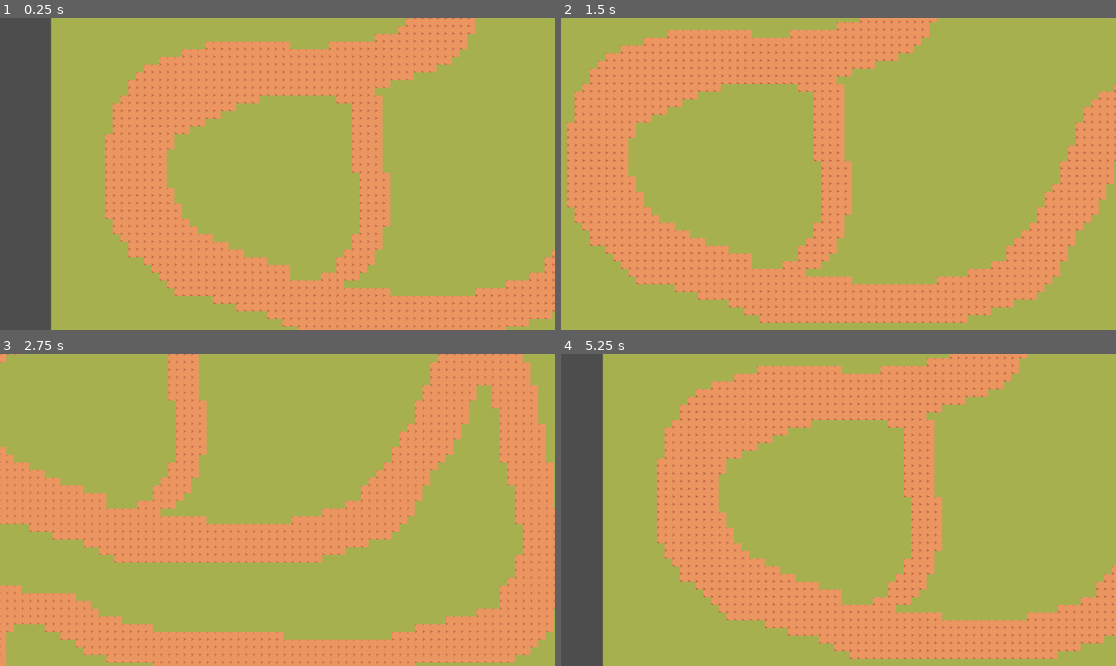
Above: before the commit, frames 1-4 (two rows, left to right).
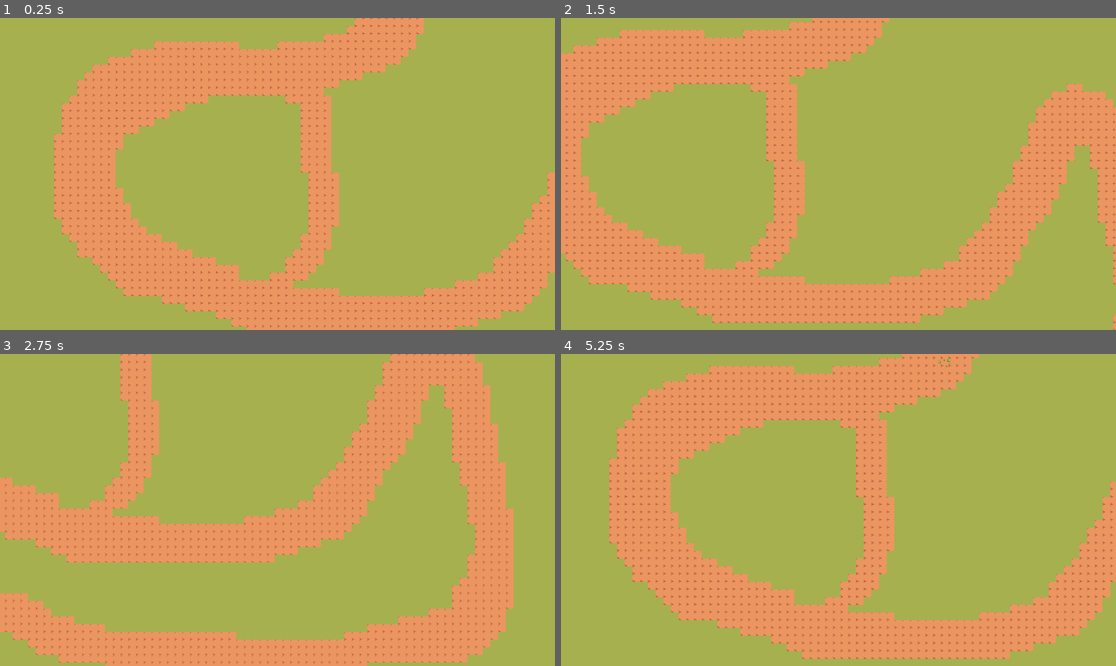
Above: after the commit, the same moments.

Repository: sami-hmr/TomatoTownTowerDefenseDeluxeEditionRemastered
Game: Godot game, scene res://scenes/main.tscn
The game is run twice, just before and just after one commit, with the same random seed, the same clock (stepped at 60 frames per second) and the same inputs.
Inputs:
- Up to frame 1 (0.25 s): no input
- Up to frame 2 (1.5 s): tap Enter at 0.5 s; hold Right (ui_right) 0.53-1.28 s; tap S (spawn_wave, bound only after the commit) at 0.6, 1.35 s; hold Down (ui_down) from 1.28 s (still down)
- Up to frame 3 (2.75 s): release Down (ui_down) at 2.03 s; hold Right (ui_right) from 2.03 s (still down); tap S (spawn_wave, bound only after the commit) at 2.1 s
- Up to frame 4 (5.25 s): release Right (ui_right) at 2.78 s; hold Up (ui_up) 2.78-3.53 s; tap S (spawn_wave, bound only after the commit) every 0.75 s from 2.85 to 5.1 s; hold Left (ui_left) 3.53-5.03 s; hold Down (ui_down) from 5.03 s (still down)

The runs differ from the first frame. In frame 1, 39% of the frame differs, in the area x 0-100%, y 0-100%; in frame 2, 31%; in frame 3, 35%; in frame 4, 36%.

Commit message:
fix: merge

Diff:
--- a/project.godot
+++ b/project.godot
@@ -18,6 +18,14 @@
 run/main_scene="uid://cnvn7rubhkjkx"
 config/features=PackedStringArray("4.6", "Forward Plus")
 
+[input]
+
+spawn_wave={
+"deadzone": 0.2,
+"events": [Object(InputEventKey,"resource_local_to_scene":false,"resource_name":"","device":0,"window_id":0,"alt_pressed":false,"shift_pressed":false,"ctrl_pressed":false,"meta_pressed":false,"pressed":false,"keycode":0,"physical_keycode":83,"key_label":0,"unicode":0,"location":0,"echo":false,"script":null)
+]
+}
+
 [physics]
 
 3d/physics_engine="Jolt Physics"
--- a/scenes/main.tscn
+++ b/scenes/main.tscn
@@ -2,6 +2,7 @@
 
 [ext_resource type="PackedScene" uid="uid://cod6lq4wbq5b5" path="res://scenes/map.tscn" id="1_o5qli"]
 [ext_resource type="PackedScene" uid="uid://de8dj1aj527ex" path="res://scenes/player_camera.tscn" id="2_0wfyh"]
+[ext_resource type="PackedScene" uid="uid://w7wrh5ivhg3u" path="res://scenes/mob_spawner.tscn" id="4_tbgi4"]
 
 [node name="main" type="Node2D" unique_id=18181480]
 
@@ -10,3 +11,6 @@
 
 [node name="CharacterBody2D2" parent="." unique_id=211848819 instance=ExtResource("2_0wfyh")]
 position = Vector2(286, 464)
+
+[node name="mob_spawner" parent="." unique_id=1796499110 instance=ExtResource("4_tbgi4")]
+position = Vector2(1060, 858)
--- /dev/null
+++ b/scenes/mob.tscn
@@ -0,0 +1,125 @@
+[gd_scene format=3 uid="uid://digdnvsmg71to"]
+
+[ext_resource type="Texture2D" uid="uid://37ae03bu0d02" path="res://assets/D_Walk.png" id="1_4are2"]
+[ext_resource type="Script" uid="uid://55tsqctjosql" path="res://scenes/slime.gd" id="1_d4cuo"]
+[ext_resource type="Texture2D" uid="uid://beovq1sr3odsb" path="res://assets/D_Death.png" id="2_71rcx"]
+[ext_resource type="Script" uid="uid://dqjps3bl3synx" path="res://scenes/stat_pool.gd" id="2_bsing"]
+
+[sub_resource type="AtlasTexture" id="AtlasTexture_wpivu"]
+atlas = ExtResource("2_71rcx")
+region = Rect2(0, 0, 48, 48)
+
+[sub_resource type="AtlasTexture" id="AtlasTexture_nao87"]
+atlas = ExtResource("2_71rcx")
+region = Rect2(48, 0, 48, 48)
+
+[sub_resource type="AtlasTexture" id="AtlasTexture_i71wu"]
+atlas = ExtResource("2_71rcx")
+region = Rect2(96, 0, 48, 48)
+
+[sub_resource type="AtlasTexture" id="AtlasTexture_m0xve"]
+atlas = ExtResource("2_71rcx")
+region = Rect2(144, 0, 48, 48)
+
+[sub_resource type="AtlasTexture" id="AtlasTexture_m0elm"]
+atlas = ExtResource("2_71rcx")
+region = Rect2(192, 0, 48, 48)
+
+[sub_resource type="AtlasTexture" id="AtlasTexture_fla60"]
+atlas = ExtResource("2_71rcx")
+region = Rect2(240, 0, 48, 48)
+
+[sub_resource type="AtlasTexture" id="AtlasTexture_bsing"]
+atlas = ExtResource("1_4are2")
+region = Rect2(0, 0, 48, 48)
+
+[sub_resource type="AtlasTexture" id="AtlasTexture_d4cuo"]
+atlas = ExtResource("1_4are2")
+region = Rect2(48, 0, 48, 48)
+
+[sub_resource type="AtlasTexture" id="AtlasTexture_71rcx"]
+atlas = ExtResource("1_4are2")
+region = Rect2(96, 0, 48, 48)
+
+[sub_resource type="AtlasTexture" id="AtlasTexture_xsfyf"]
+atlas = ExtResource("1_4are2")
+region = Rect2(144, 0, 48, 48)
+
+[sub_resource type="AtlasTexture" id="AtlasTexture_h8ps3"]
+atlas = ExtResource("1_4are2")
+region = Rect2(192, 0, 48, 48)
+
+[sub_resource type="AtlasTexture" id="AtlasTexture_ebxvl"]
+atlas = ExtResource("1_4are2")
+region = Rect2(240, 0, 48, 48)
+
+[sub_resource type="SpriteFrames" id="SpriteFrames_wpivu"]
+animations = [{
+"frames": [{
+"duration": 1.0,
+"texture": SubResource("AtlasTexture_wpivu")
+}, {
+"duration": 1.0,
+"texture": SubResource("AtlasTexture_nao87")
+}, {
+"duration": 1.0,
+"texture": SubResource("AtlasTexture_i71wu")
+}, {
+"duration": 1.0,
+"texture": SubResource("AtlasTexture_m0xve")
+}, {
+"duration": 1.0,
+"texture": SubResource("AtlasTexture_m0elm")
+}, {
+"duration": 1.0,
+"texture": SubResource("AtlasTexture_fla60")
+}],
+"loop": true,
+"name": &"death",
+"speed": 5.0
+}, {
+"frames": [{
+"duration": 1.0,
+"texture": SubResource("AtlasTexture_bsing")
+}, {
+"duration": 1.0,
+"texture": SubResource("AtlasTexture_d4cuo")
+}, {
+"duration": 1.0,
+"texture": SubResource("AtlasTexture_71rcx")
+}, {
+"duration": 1.0,
+"texture": SubResource("AtlasTexture_xsfyf")
+}, {
+"duration": 1.0,
+"texture": SubResource("AtlasTexture_h8ps3")
+}, {
+"duration": 1.0,
+"texture": SubResource("AtlasTexture_ebxvl")
+}],
+"loop": true,
+"name": &"default",
+"speed": 5.0
+}]
+
+[sub_resource type="CapsuleShape2D" id="CapsuleShape2D_nao87"]
+radius = 8.0
+height = 22.0
+
+[node name="Slime" type="CharacterBody2D" unique_id=617187892]
+script = ExtResource("1_d4cuo")
+
+[node name="AnimatedSprite2D" type="AnimatedSprite2D" parent="." unique_id=311696064]
+sprite_frames = SubResource("SpriteFrames_wpivu")
+animation = &"death"
+autoplay = "default"
+
+[node name="Area2D" type="Area2D" parent="." unique_id=578363670]
+position = Vector2(0, 4)
+
+[node name="CollisionShape2D" type="CollisionShape2D" parent="Area2D" unique_id=949796396]
+shape = SubResource("CapsuleShape2D_nao87")
+
+[node name="StatPool" type="Node2D" parent="." unique_id=1598191718]
+script = ExtResource("2_bsing")
+metadata/_custom_type_script = "uid://dqjps3bl3synx"
--- /dev/null
+++ b/scenes/mob_spawner.gd
@@ -0,0 +1,22 @@
+extends Node2D
+
+@onready var main = get_node("/root/main")
+var slime_spawn := preload("res://scenes/path_mob.tscn")
+
+var spawn_x = 600
+var spawn_y = -105
+
+# Called when the node enters the scene tree for the first time.
+func _ready() -> void:
+	pass # Replace with function body.
+
+
+# Called every frame. 'delta' is the elapsed time since the previous frame.
+func _process(delta: float) -> void:
+	if Input.is_action_just_pressed("spawn_wave"):
+		var slime = slime_spawn.instantiate()
+		slime.position.x = spawn_x
+		slime.position.y = spawn_y
+		main.add_child(slime)
+
+	pass
--- /dev/null
+++ b/scenes/mob_spawner.tscn
@@ -0,0 +1,6 @@
+[gd_scene format=3 uid="uid://w7wrh5ivhg3u"]
+
+[ext_resource type="Script" uid="uid://cn1g6feq6qo8n" path="res://scenes/mob_spawner.gd" id="1_ljl1v"]
+
+[node name="mob_spawner" type="Node2D" unique_id=1796499110]
+script = ExtResource("1_ljl1v")
--- /dev/null
+++ b/scenes/path_follow_mob.gd
@@ -0,0 +1,7 @@
+extends PathFollow2D
+
+@export var runspeed = 1
+
+# Called every frame. 'delta' is the elapsed time since the previous frame.
+func _process(delta: float) -> void:
+	progress += runspeed
--- /dev/null
+++ b/scenes/path_mob.tscn
@@ -0,0 +1,25 @@
+[gd_scene format=3 uid="uid://bkgyvjimw03gd"]
+
+[ext_resource type="Script" uid="uid://hx1mv30mgm5j" path="res://scenes/path_follow_mob.gd" id="1_1wbmt"]
+[ext_resource type="PackedScene" uid="uid://digdnvsmg71to" path="res://scenes/mob.tscn" id="1_yqi5w"]
+
+[sub_resource type="Curve2D" id="Curve2D_1wbmt"]
+_data = {
+"points": PackedVector2Array(0, 0, 0, 0, 229, 92, 0, 0, 0, 0, 207, 385, 0, 0, 0, 0, 78, 435, 0, 0, 0, 0, -287, 449, 0, 0, 0, 0, -385, 546, 0, 0, 0, 0, -416, 600, 0, 0, 0, 0, -418, 688, 0, 0, 0, 0, -395, 737, 0, 0, 0, 0, -324, 804, 0, 0, 0, 0, -277, 860, 0, 0, 0, 0, -127, 910, 0, 0, 0, 0, 4, 947, 0, 0, 0, 0, 356, 944, 0, 0, 0, 0, 429, 889, 0, 0, 0, 0, 524, 806, 0, 0, 0, 0, 572, 717, 0, 0, 0, 0, 622, 587, 0, 0, 0, 0, 672, 545, 0, 0, 0, 0, 735, 598, 0, 0, 0, 0, 765, 709, 0, 0, 0, 0, 798, 857, 0, 0, 0, 0, 819, 973, 0, 0, 0, 0, 809, 1071, 0, 0, 0, 0, 707, 1137, 0, 0, 0, 0, 577, 1166, 0, 0, 0, 0, 403, 1192, 0, 0, 0, 0, 231, 1186, 0, 0, 0, 0, 103, 1173, 0, 0, 0, 0, -4, 1171, 0, 0, 0, 0, -91, 1144, 0, 0, 0, 0, -175, 1117, 0, 0, 0, 0, -278, 1086, 0, 0, 0, 0, -331, 1086, 0, 0, 0, 0, -335, 1189, 0, 0, 0, 0, -330, 1270, 0, 0, 0, 0, -236, 1341, 0, 0, 0, 0, -114, 1400, 0, 0, 0, 0, 73, 1476, 0, 0, 0, 0, 165, 1511)
+}
+point_count = 39
+
+[node name="PathMob" type="Node2D" unique_id=465253968]
+
+[node name="Path2D" type="Path2D" parent="." unique_id=355648410]
+curve = SubResource("Curve2D_1wbmt")
+
+[node name="PathFollow2D" type="PathFollow2D" parent="Path2D" unique_id=263896252]
+position = Vector2(229, 92)
+rotation = 0.20148385
+rotates = false
+script = ExtResource("1_1wbmt")
+
+[node name="RigidBody2D" parent="Path2D/PathFollow2D" unique_id=617187892 instance=ExtResource("1_yqi5w")]
+position = Vector2(-0.55184937, -3.1961594)
+rotation = -0.20148385
--- a/scenes/player_camera.gd
+++ b/scenes/player_camera.gd
@@ -2,9 +2,14 @@
 
 
 const SPEED = 300.0
+const x_max = 860
+const x_min = 385
+const y_min = 240
+const y_max = 1200
 
 
 func _physics_process(delta: float) -> void:
+	print(position)
 	var direction_x := Input.get_axis("ui_left", "ui_right")
 	if direction_x:
 		velocity.x = direction_x * SPEED
@@ -16,3 +21,11 @@
 	else:
 		velocity.y = move_toward(velocity.y, 0, SPEED)
 	move_and_slide()
+	if position.x > x_max:
+		position.x = x_max
+	if position.x < x_min:
+		position.x = x_min
+	if position.y > y_max:
+		position.y = y_max
+	if position.y < y_min:
+		position.y = y_min
--- a/scenes/player_camera.tscn
+++ b/scenes/player_camera.tscn
@@ -16,4 +16,8 @@
 [node name="Camera2D" type="Camera2D" parent="." unique_id=954142056]
 position = Vector2(183.5, 83)
 process_callback = 0
+limit_left = 0
+limit_top = 0
+limit_right = 1617
+limit_bottom = 1617
 position_smoothing_enabled = true
--- /dev/null
+++ b/scenes/slime.gd
@@ -0,0 +1,23 @@
+extends CharacterBody2D
+
+@onready var spool: StatPool = $StatPool
+@onready var animated_sprite_2d = $AnimatedSprite2D
+var timer = 0.0
+var death_position: Vector2
+var death_progress
+
+func _ready() -> void:
+	spool.pv = 100
+	pass # Replace with function body.
+
+func die() -> void:
+	set_process_input(false)
+	animated_sprite_2d.play("death")
+
+
+func _physics_process(delta: float) -> void:
+	spool.pv -= 1
+
+	if spool.pv < 0:
+		die()
+		#queue_free()
--- /dev/null
+++ b/scenes/stat_pool.gd
@@ -0,0 +1,13 @@
+class_name StatPool
+extends Node2D
+
+@export var pv: int
+
+# Called when the node enters the scene tree for the first time.
+func _ready() -> void:
+	pass # Replace with function body.
+
+
+# Called every frame. 'delta' is the elapsed time since the previous frame.
+func _process(delta: float) -> void:
+	pass
--- /dev/null
+++ b/scenes/stat_pool.tscn
@@ -0,0 +1,6 @@
+[gd_scene format=3 uid="uid://bpk13kikrimej"]
+
+[ext_resource type="Script" uid="uid://dqjps3bl3synx" path="res://scenes/stat_pool.gd" id="1_io22o"]
+
+[node name="StatPool" type="Node2D" unique_id=1086033297]
+script = ExtResource("1_io22o")
Binary file added: assets/D_Death.png
Not shown, added: assets/D_Death.png.import
Binary file added: assets/D_Walk.png
Not shown, added: assets/D_Walk.png.import
Not shown, added: scenes/mob_spawner.gd.uid
Not shown, added: scenes/path_follow_mob.gd.uid
Not shown: 1 places in scenes/player_camera.tscn that only renumber resources
Not shown, added: scenes/slime.gd.uid
Not shown, added: scenes/stat_pool.gd.uid
